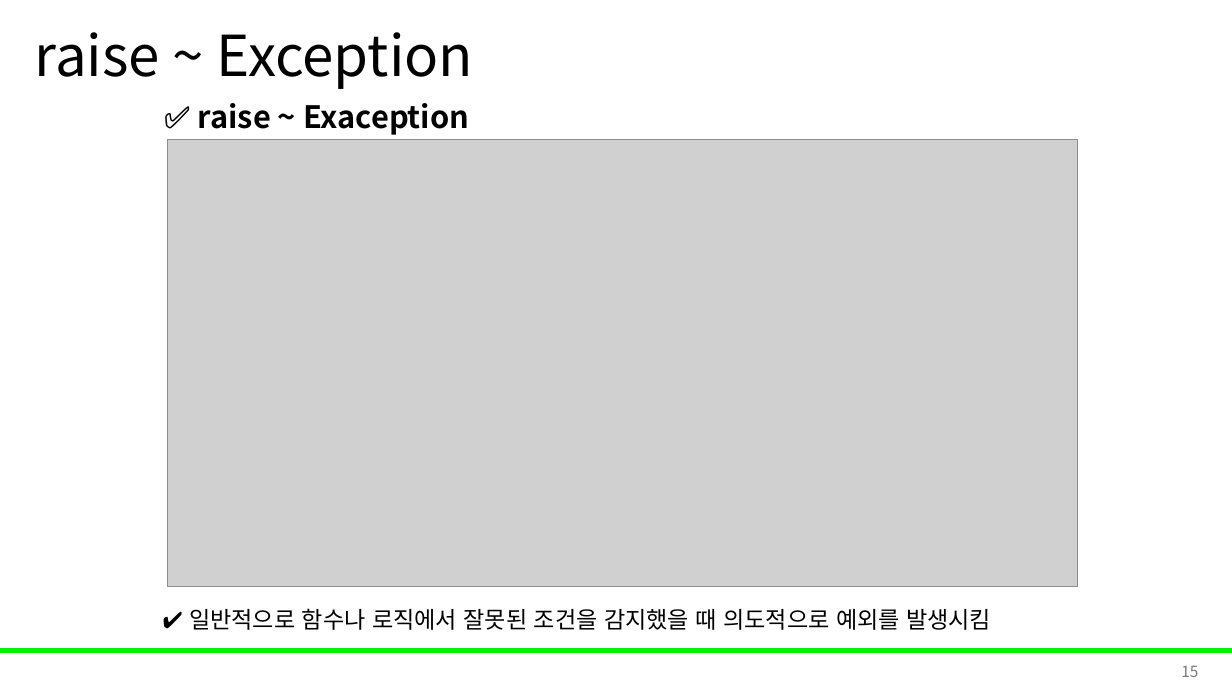
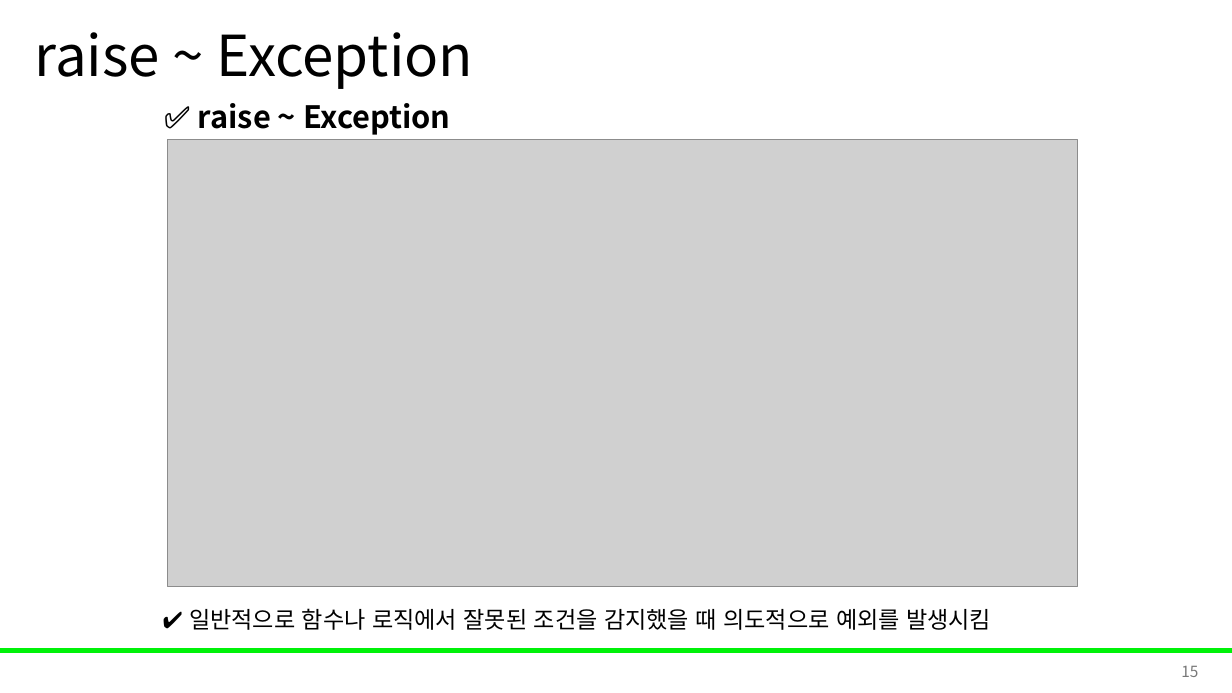
Before and after one commit to Leader-Lesson/KDT_RE_5th, a slide deck: slide 15 of material/2_Python/15_예외처리.pptx. Drawn at 1232x693 pixels with LibreOffice and Linux fonts; fonts in the diff are those of the drawing; grey boxes stand for pictures; background and template pictures are left out. Boxes give left, top, right and bottom in pixels: in the first picture for what was removed or moved away, otherwise in the second. Text is boxed around its words. In the diff, an @@ line names an element or a change of style, - is before the commit and + after.

```diff
--- a/material/2_Python/15_예외처리.pptx
+++ b/material/2_Python/15_예외처리.pptx
@@ text at bbox=[198, 103, 451, 135]: text changed @@
-✅ raise ~ Exaception
+✅ raise ~ Exception
```
Also in this commit, not shown: 12 other slides changed, 2 slides added.
